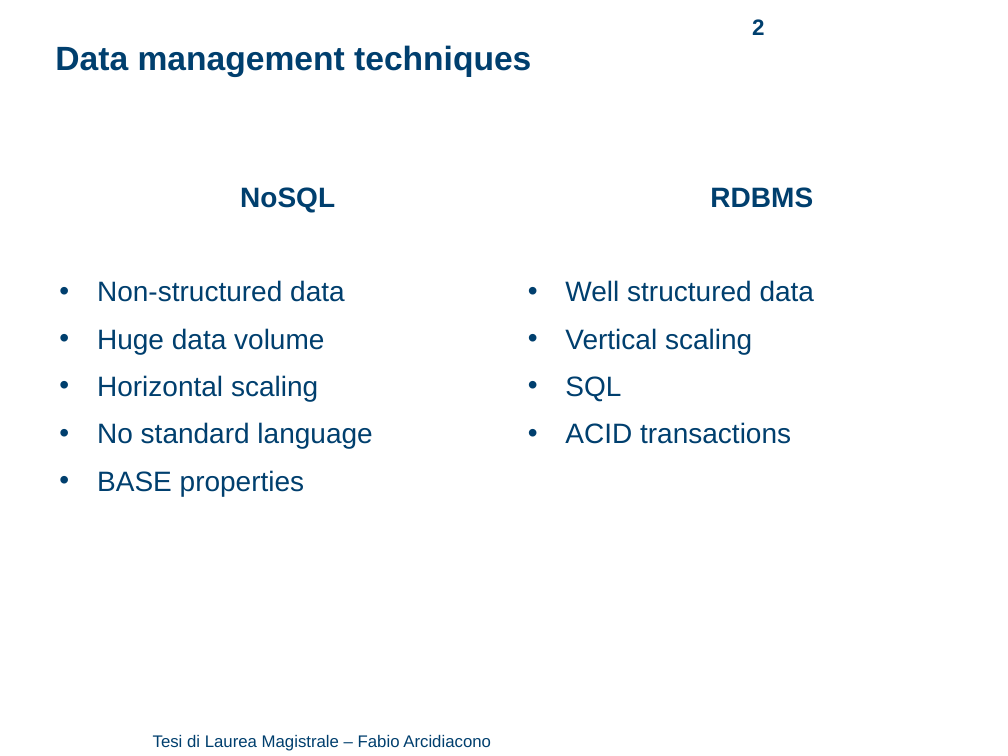
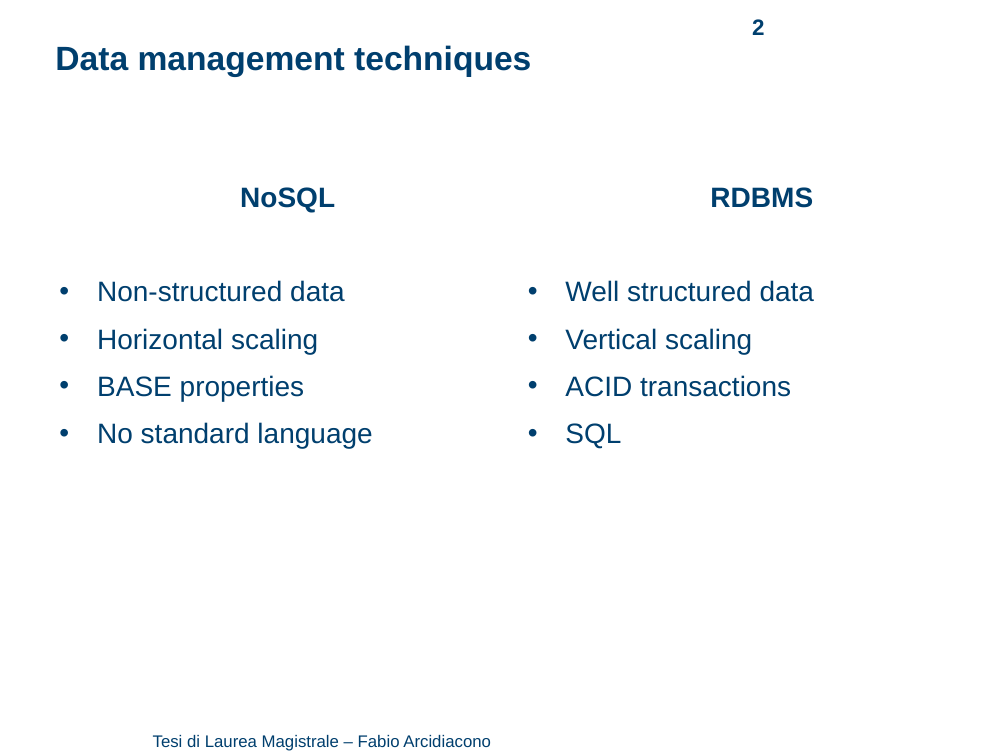
Before and after one commit to arci/thesis, a slide deck: slide 2 of presentation/ThesisPresentation.ppt. Drawn at 1008x756 pixels with LibreOffice and Linux fonts; fonts in the diff are those of the drawing; background and template pictures are left out. Boxes give left, top, right and bottom in pixels: in the first picture for what was removed or moved away, otherwise in the second. Text is boxed around its words. In the diff, an @@ line names an element or a change of style, - is before the commit and + after.

```diff
--- a/presentation/ThesisPresentation.ppt
+++ b/presentation/ThesisPresentation.ppt
@@ text at (97, 328, 324, 354): paragraph removed @@
-• Huge data volume
@@ text at (97, 375, 305, 401): paragraph added @@
+• BASE properties
@@ text at (565, 375, 791, 397): paragraph added @@
+• ACID transactions
@@ text at (565, 422, 791, 444): paragraph removed @@
-• ACID transactions
@@ text at (97, 470, 305, 496): paragraph removed @@
-• BASE properties
```
Also in this commit, not shown: 6 other slides changed, 3 slides added, 2 other files.
